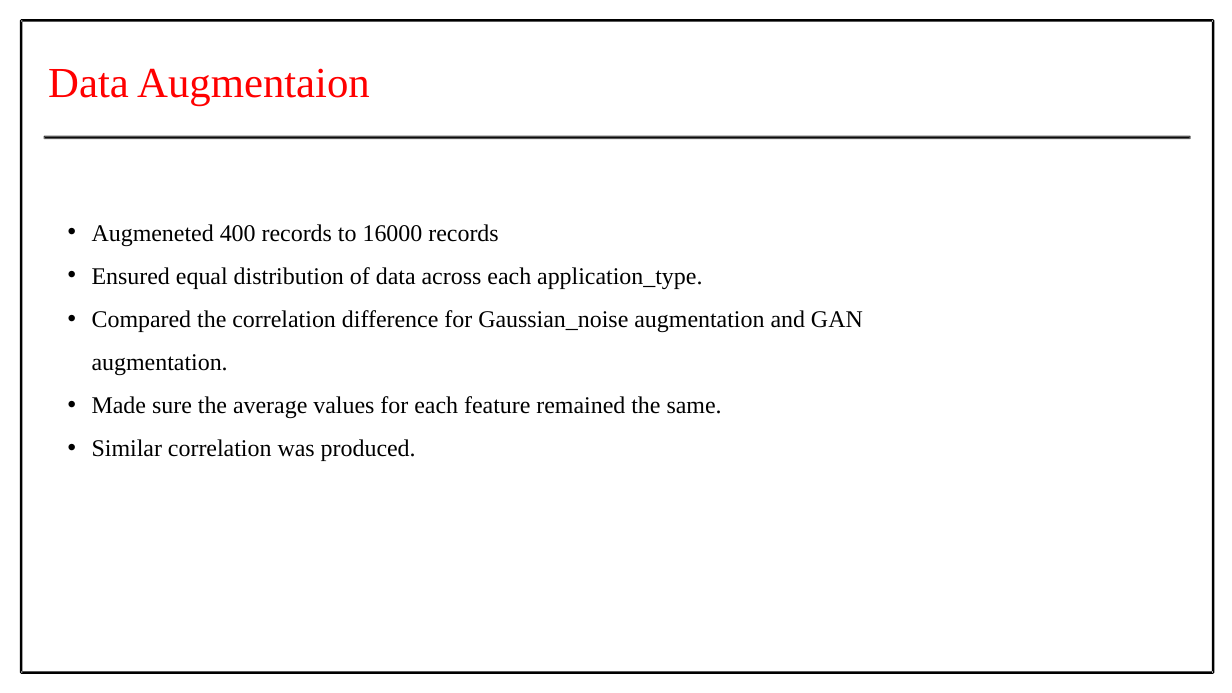
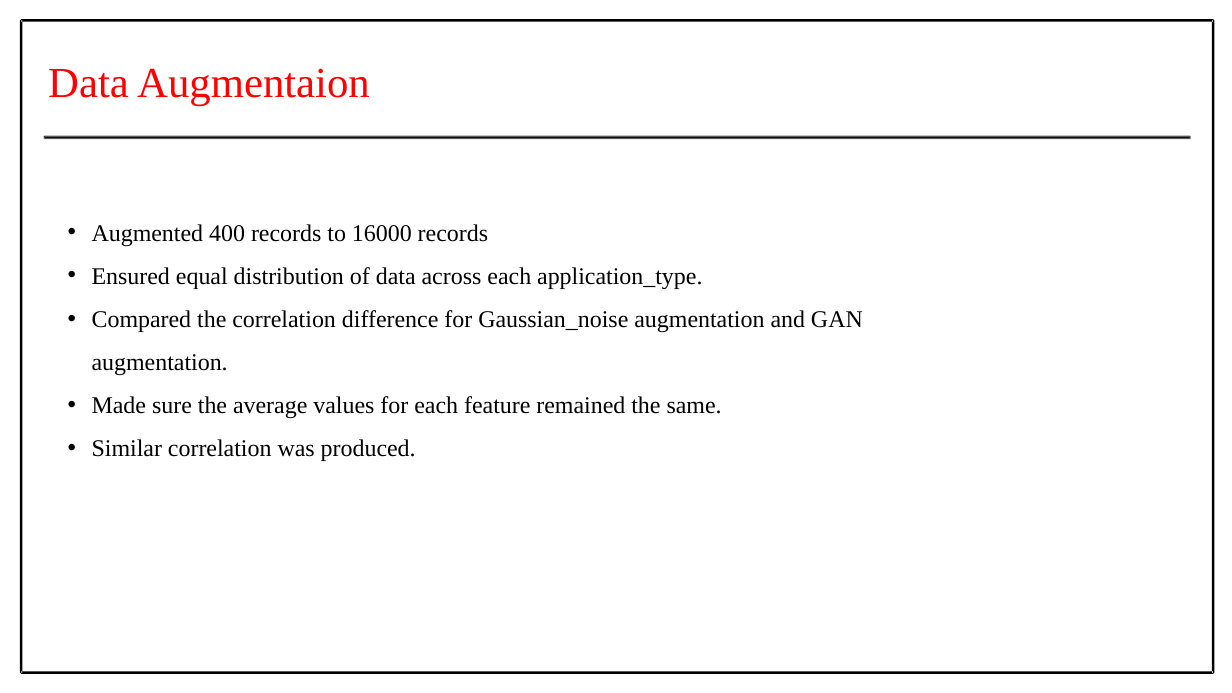
Before and after one commit to Prithiv-vijai/5g_MEC, a slide deck: slide 18 of Batch_4 IT-G2.pptx. Drawn at 1232x693 pixels with LibreOffice and Linux fonts; fonts in the diff are those of the drawing. Boxes give left, top, right and bottom in pixels: in the first picture for what was removed or moved away, otherwise in the second. Text is boxed around its words. In the diff, an @@ line names an element or a change of style, - is before the commit and + after.

```diff
--- a/Batch_4 IT-G2.pptx
+++ b/Batch_4 IT-G2.pptx
@@ text at bbox=[92, 224, 488, 246]: text changed @@
-  • Augmeneted 400 records to 16000 records
+  • Augmented 400 records to 16000 records
```
Also in this commit, not shown: 1 other slide changed.
